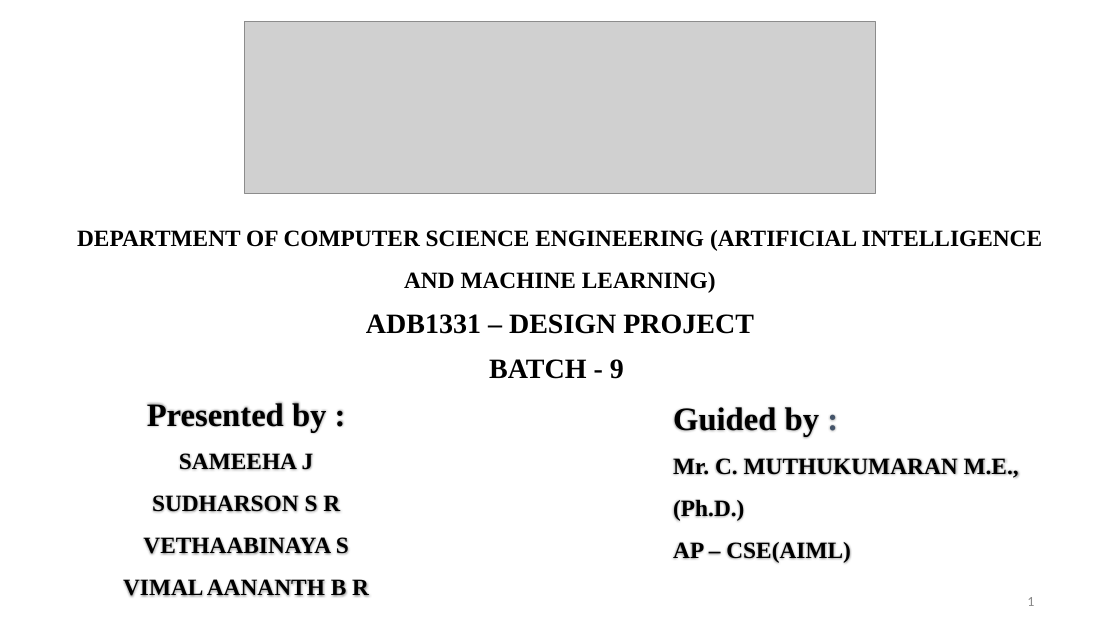
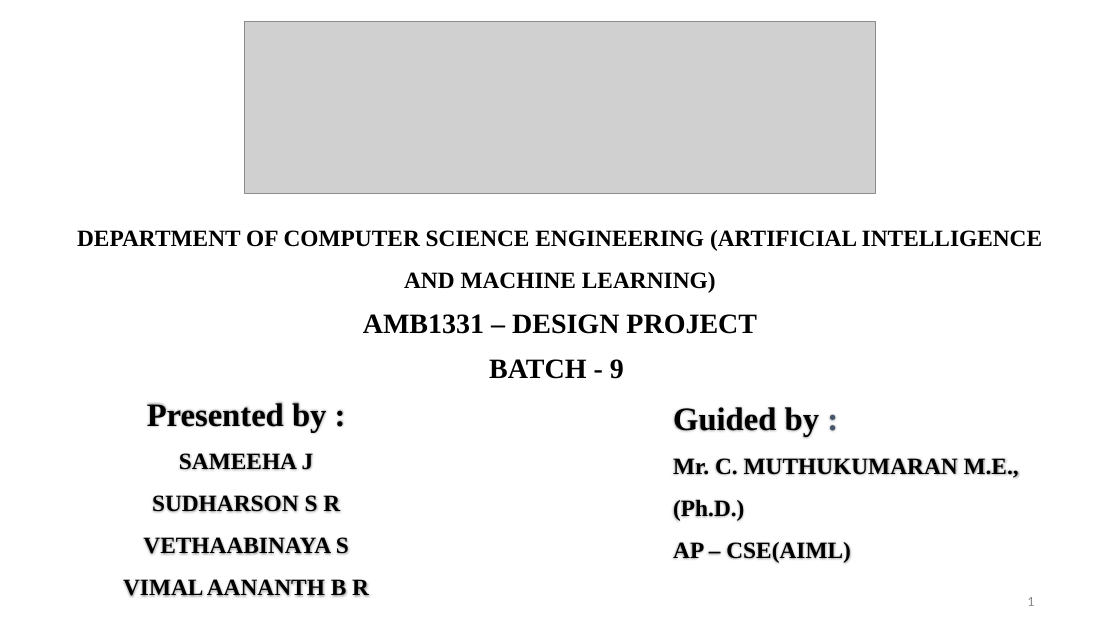
Before and after one commit to Ashwinvimal/LIFE-LINE-TECH---REAL-TIME-MEDICAL-AVAILABILITY-TRACKER, a slide deck: slide 1 of DP PPT.pptx. Drawn at 1120x630 pixels with LibreOffice and Linux fonts; fonts in the diff are those of the drawing; grey boxes stand for pictures. Boxes give left, top, right and bottom in pixels: in the first picture for what was removed or moved away, otherwise in the second. Text is boxed around its words. In the diff, an @@ line names an element or a change of style, - is before the commit and + after.

```diff
--- a/DP PPT.pptx
+++ b/DP PPT.pptx
@@ text at box(363, 314, 757, 334): text changed @@
-ADB1331 – DESIGN PROJECT
+AMB1331 – DESIGN PROJECT
```
